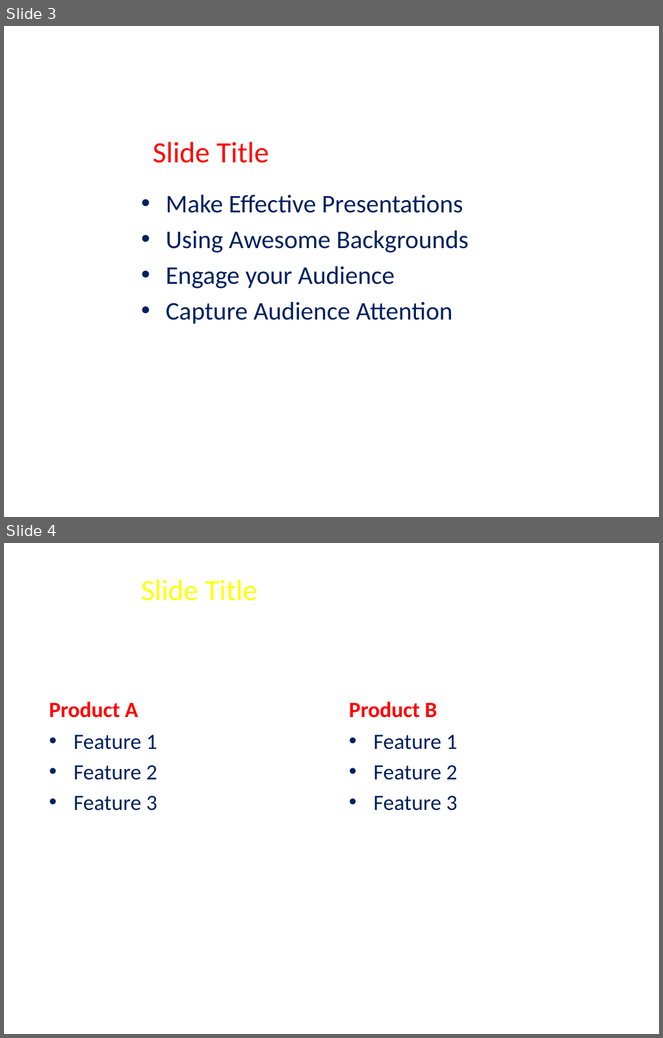
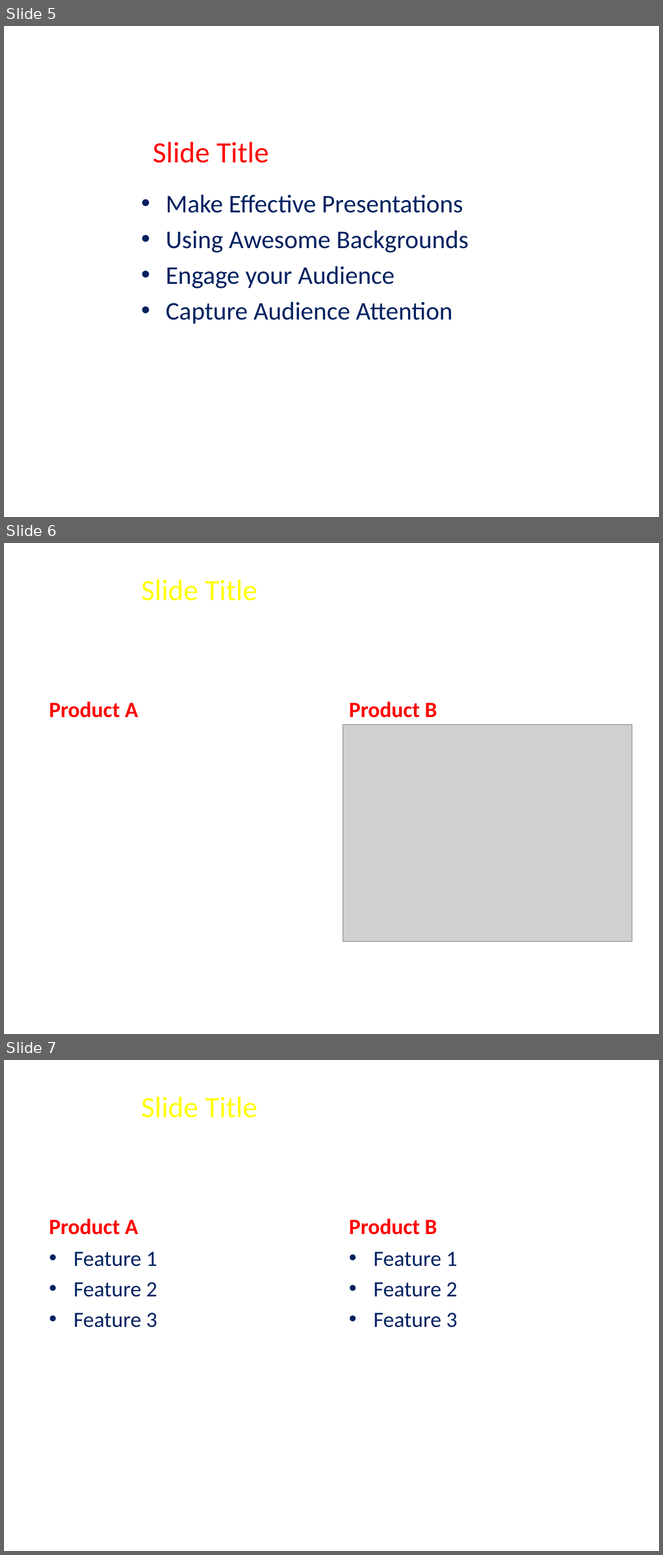
Before and after one commit to FeedMapping/Schema, a slide deck: slide/ppt/BasicMapping.pptx. Shown one above the other, each under a label of ours: slides 3 and 4 before the commit, slides 5, 6 and 7 after it. The pictures are 663x1038 and 663x1555 pixels, drawn with LibreOffice and Linux fonts; fonts in the diff are those of the drawing; grey boxes stand for pictures; background and template pictures are left out. Boxes give left, top, right and bottom in pixels: in the first picture for what was removed or moved away, otherwise in the second. Text is boxed around its words. In the diff, an @@ line names an element or a change of style, - is before the commit and + after.

Commit message:
minor changes

```diff
--- a/slide/ppt/BasicMapping.pptx
+++ b/slide/ppt/BasicMapping.pptx
@@ slide 6 added at bbox=[4, 543, 659, 1034], background picture (left out) @@
@@ title added at bbox=[141, 579, 258, 601], 32.4 pt, text #FFFF00 @@
+Slide Title
@@ text added at bbox=[49, 702, 138, 718], 24 pt, text #FF0000, bold @@
+Product A
@@ text added at bbox=[349, 702, 438, 718], 24 pt, text #FF0000, bold @@
+Product B
@@ picture added at bbox=[343, 724, 633, 942] @@
@@ what was slide 3 is now slide 5 @@
@@ what was slide 4 is now slide 7 @@
```
Also in this commit, not shown: 2 other slides added.
